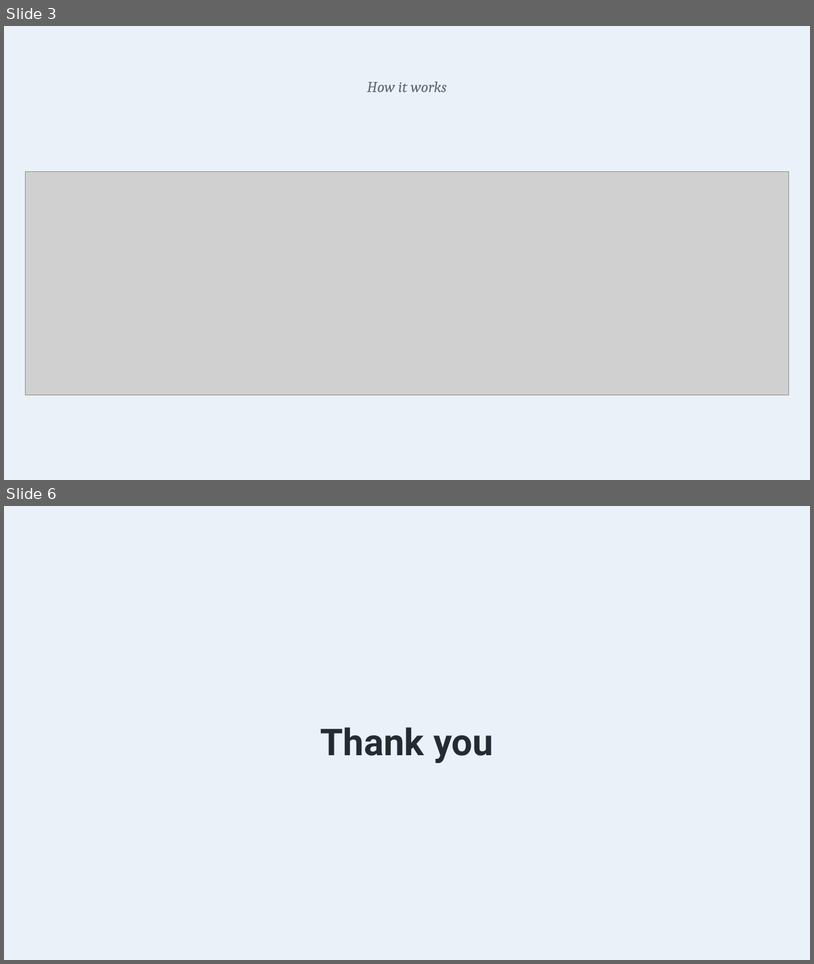
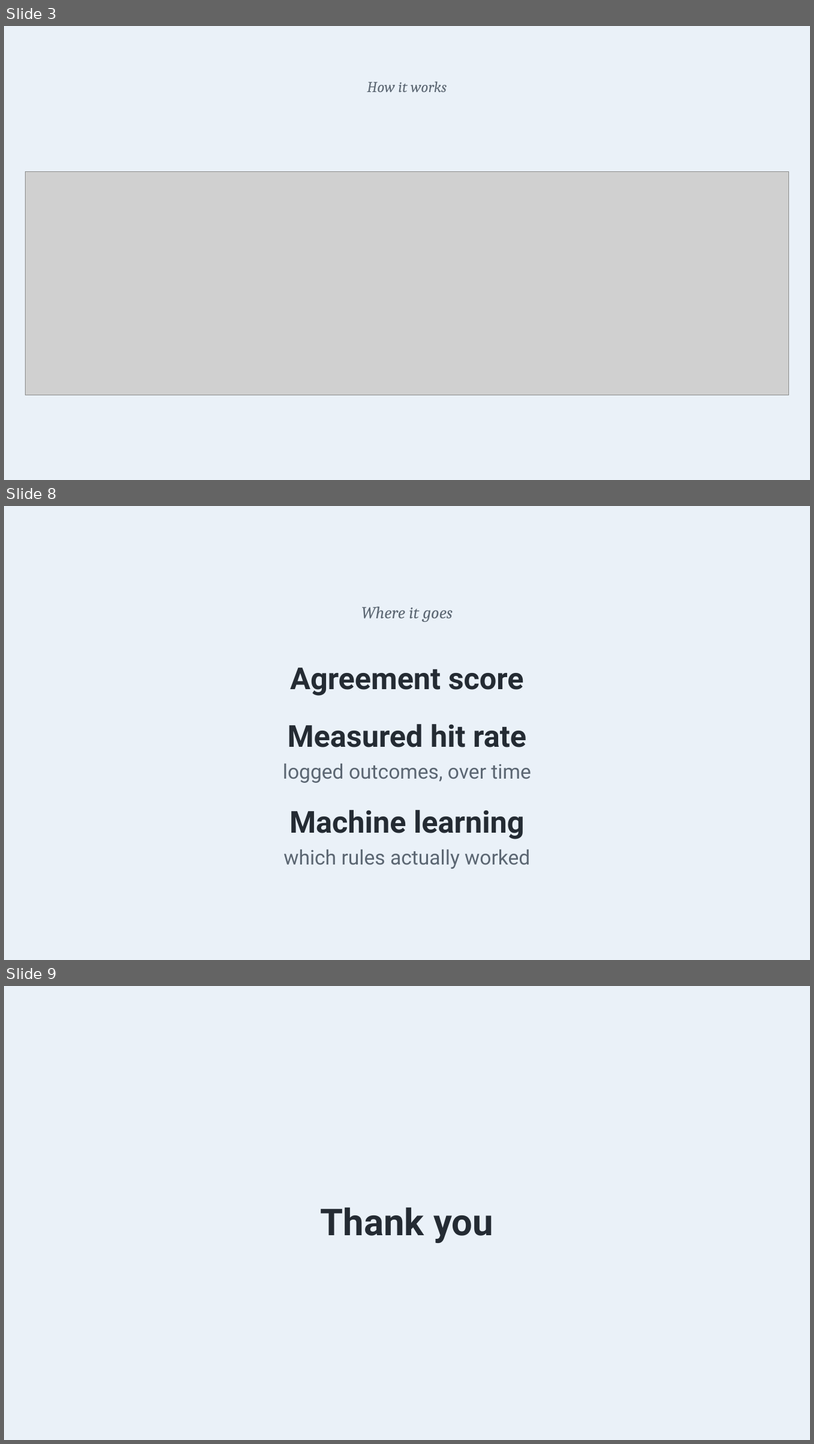
Before and after one commit to benjiesotelo-sudo/Telos_FIN1209, a slide deck: special-lecture/FIN1209-Special-Lecture-2-StockDesk.pptx. Shown one above the other, each under a label of ours: slides 3 and 6 before the commit, slides 3, 8 and 9 after it; the slides between them are not shown. The pictures are 814x964 and 814x1444 pixels, drawn with LibreOffice and Linux fonts; fonts in the diff are those of the drawing; grey boxes stand for pictures. Boxes give left, top, right and bottom in pixels: in the first picture for what was removed or moved away, otherwise in the second. Text is boxed around its words. In the diff, an @@ line names an element or a change of style, - is before the commit and + after.

```diff
--- a/special-lecture/FIN1209-Special-Lecture-2-StockDesk.pptx
+++ b/special-lecture/FIN1209-Special-Lecture-2-StockDesk.pptx
@@ slide 8 added at <box>4,506,810,960</box>, background #FFFFFF @@
@@ rectangle added at <box>4,506,810,960</box>, fill #EAF1F8 @@
@@ text added at <box>362,606,453,622</box>, 20 pt, text #5B6672, italic @@
+Where it goes
@@ text added at <box>290,667,524,696</box>, 36 pt, text #242B33, bold @@
+Agreement score
@@ text added at <box>283,724,531,783</box>, 24 pt, text #5B6672 @@
+Measured hit rate
+logged outcomes, over time
@@ text added at <box>284,810,530,868</box>, 24 pt, text #5B6672 @@
+Machine learning
+which rules actually worked
@@ what was slide 6 is now slide 9 @@
```
Also in this commit, not shown: 1 slide changed, 2 other slides added, 3 other files.
